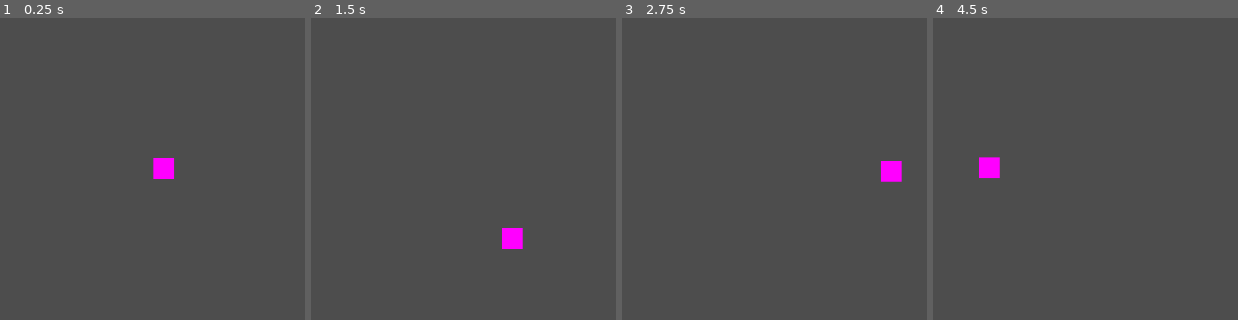
Above: before the commit, frames 1-4 (left to right).
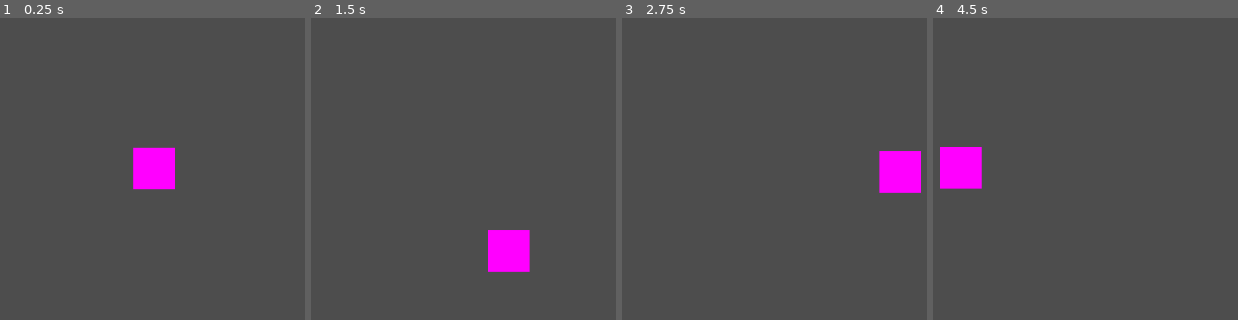
Above: after the commit, the same moments.

Repository: JiRouLu/Game-Ngudud
Game: Godot game, scene res://scene/player.tscn
The game is run twice, just before and just after one commit, with the same random seed, the same clock (stepped at 60 frames per second) and the same inputs. This scene is started directly instead of the project's main scene.
Inputs:
- Up to frame 1 (0.25 s): no input
- Up to frame 2 (1.5 s): tap Enter at 0.5 s; hold D (right) 0.53-1.28 s; hold S (down) from 1.28 s (still down)
- Up to frame 3 (2.75 s): release S (down) at 2.03 s; hold D (right) from 2.03 s (still down)
- Up to frame 4 (4.5 s): release D (right) at 2.78 s; hold W (up) 2.78-3.53 s; hold A (left) from 3.53 s (still down)

The runs differ from the first frame. In frame 1, 1.5% of the frame differs, in the area x 43-58%, y 42-57%; in frame 2, 1.5%; in frame 3, 1.5%; in frame 4, 2.3%, in the area x 2-22%, y 42-57%.

Commit message:
commit

Diff:
--- a/scene/level_2.tscn
+++ b/scene/level_2.tscn
@@ -1,10 +1,9 @@
-[gd_scene load_steps=8 format=3 uid="uid://b0l21krylwkmt"]
+[gd_scene load_steps=7 format=3 uid="uid://b0l21krylwkmt"]
 
 [ext_resource type="Texture2D" uid="uid://xjkumd1wfqmx" path="res://asset/background_layer_1.png" id="1_tkwpv"]
 [ext_resource type="Texture2D" uid="uid://xsx2e7agsoi5" path="res://asset/background_layer_2.png" id="2_w834k"]
 [ext_resource type="Texture2D" uid="uid://dujitf8220i5i" path="res://asset/background_layer_3.png" id="3_3t6l2"]
 [ext_resource type="Texture2D" uid="uid://dr5nrfbuh1v21" path="res://asset/oak_woods_tileset.png" id="4_g04uy"]
-[ext_resource type="PackedScene" uid="uid://crexrj1ueurhd" path="res://scene/player.tscn" id="5_ejfiy"]
 
 [sub_resource type="TileSetAtlasSource" id="TileSetAtlasSource_p6idt"]
 texture = ExtResource("4_g04uy")
@@ -853,6 +852,3 @@
 tile_set = SubResource("TileSet_1owra")
 format = 2
 layer_0/tile_data = PackedInt32Array(2359296, 0, 0, 2359297, 65536, 0, 2359298, 131072, 0, 2359299, 589824, 0, 2359300, …(6722 unchanged characters)…
-
-[node name="player" parent="." instance=ExtResource("5_ejfiy")]
-position = Vector2(85, 549)
--- a/scene/player.gd
+++ b/scene/player.gd
@@ -1,5 +1,5 @@
 extends CharacterBody2D
 
 func _physics_process(delta: float) -> void:
-	velocity = Input.get_vector("left", "right", "up", "down")*850
+	velocity = Input.get_vector("left", "right", "up", "down")*500
 	move_and_slide()
--- a/scene/player.tscn
+++ b/scene/player.tscn
@@ -19,4 +19,5 @@
 
 [node name="Camera2D" type="Camera2D" parent="."]
 position = Vector2(14, 0)
+zoom = Vector2(2, 2)
 position_smoothing_enabled = true
